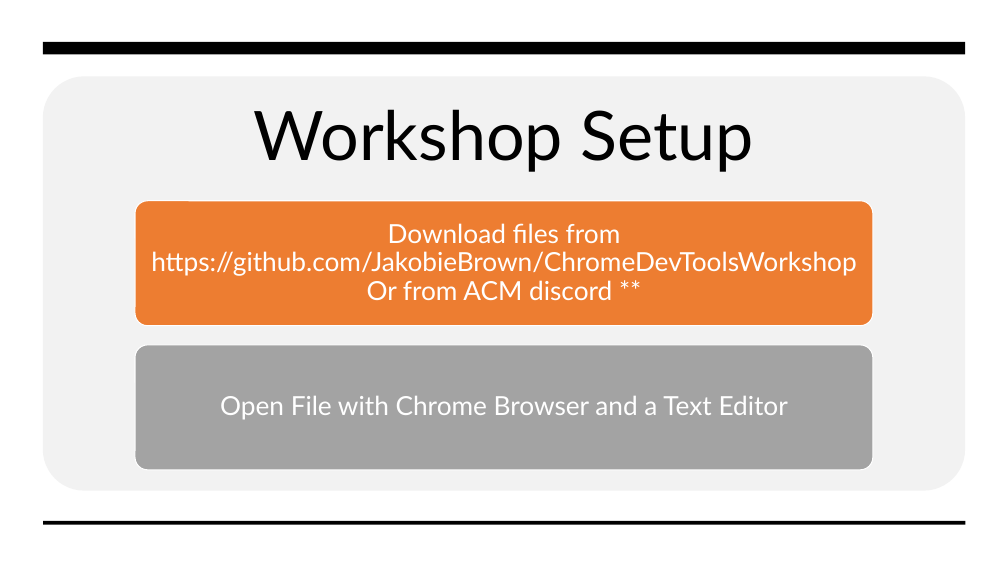
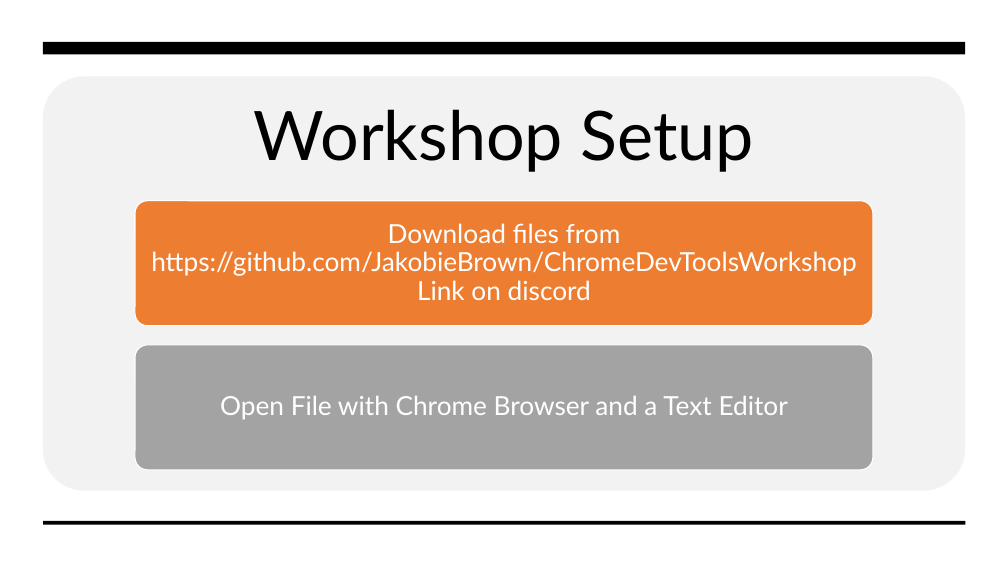
Before and after one commit to JakobieBrown/ChromeDevToolsWorkshop, a slide deck: slide 2 of ChromeDevToolsPresentation.pptx. Drawn at 1008x567 pixels with LibreOffice and Linux fonts; fonts in the diff are those of the drawing. Boxes give left, top, right and bottom in pixels: in the first picture for what was removed or moved away, otherwise in the second. Text is boxed around its words. In the diff, an @@ line names an element or a change of style, - is before the commit and + after.

```diff
--- a/ChromeDevToolsPresentation.pptx
+++ b/ChromeDevToolsPresentation.pptx
@@ text at box(151, 223, 856, 300): text changed @@
-Download files from
-https://github.com/JakobieBrown/ChromeDevToolsWorkshop
-Or from ACM discord **
+Download files from
+https://github.com/JakobieBrown/ChromeDevToolsWorkshop
+Link on discord
```
Also in this commit, not shown: 6 other slides changed.
